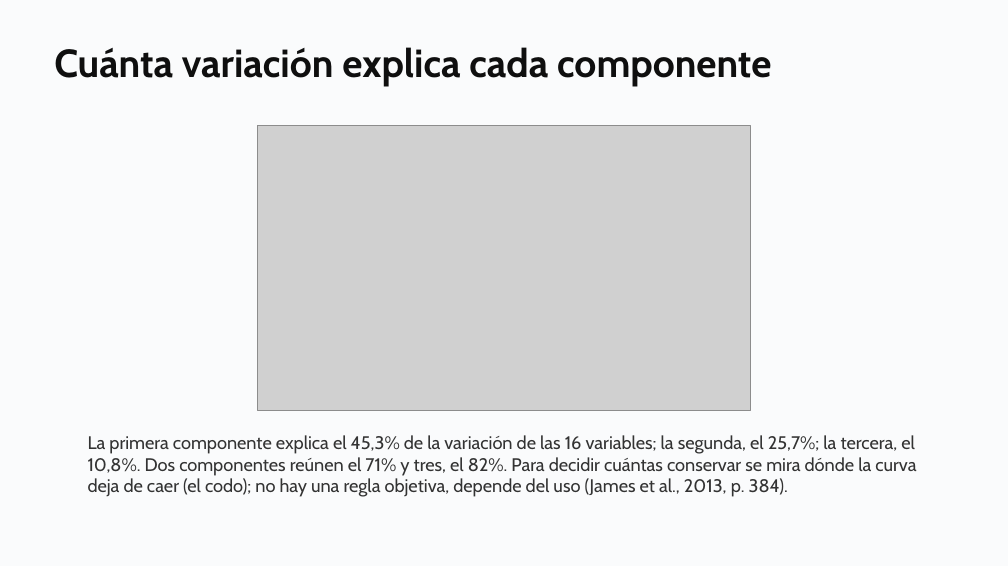
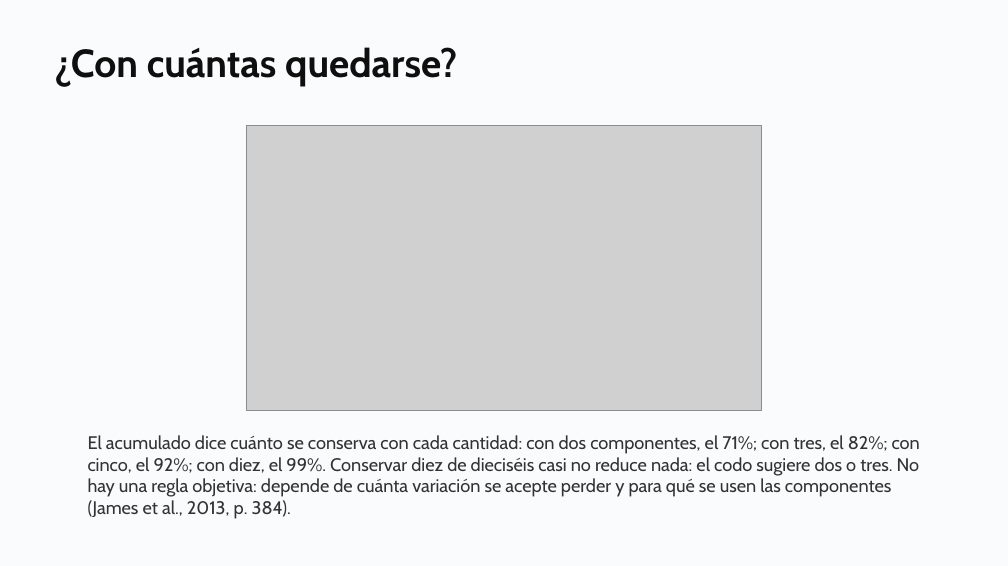
Before and after one commit to daniopitz/diplomado-cdd, a slide deck: slide 22 of presentaciones/clase08_componentes_principales.pptx (slide 21 before the commit). Drawn at 1008x566 pixels with LibreOffice and Linux fonts; fonts in the diff are those of the drawing; grey boxes stand for pictures. Boxes give left, top, right and bottom in pixels: in the first picture for what was removed or moved away, otherwise in the second. Text is boxed around its words. In the diff, an @@ line names an element or a change of style, - is before the commit and + after.

```diff
--- a/presentaciones/clase08_componentes_principales.pptx
+++ b/presentaciones/clase08_componentes_principales.pptx
@@ text at [54,47,457,87]: text changed @@
-Cuánta variación explica cada componente
+¿Con cuántas quedarse?
@@ picture: place and size @@
-picture at [258,126,751,411]
+picture at [246,126,761,411]
@@ text at [88,435,920,519]: text changed @@
-La primera componente explica el 45,3% de la variación de las 16 variables; la segunda, el 25,7%; la tercera, el 10,8%. Dos componentes reúnen el 71% y tres, el 82%. Para decidir cuántas conservar se mira dónde la curva deja de caer (el codo); no hay una regla objetiva, depende del uso (James et al., 2013, p. 384).
+El acumulado dice cuánto se conserva con cada cantidad: con dos componentes, el 71%; con tres, el 82%; con cinco, el 92%; con diez, el 99%. Conservar diez de dieciséis casi no reduce nada: el codo sugiere dos o tres. No hay una regla objetiva: depende de cuánta variación se acepte perder y para qué se usen las componentes (James et al., 2013, p. 384).
```
Also in this commit, not shown: 1 other slide changed, 2 slides added, 1 slide removed, 3 other files.
